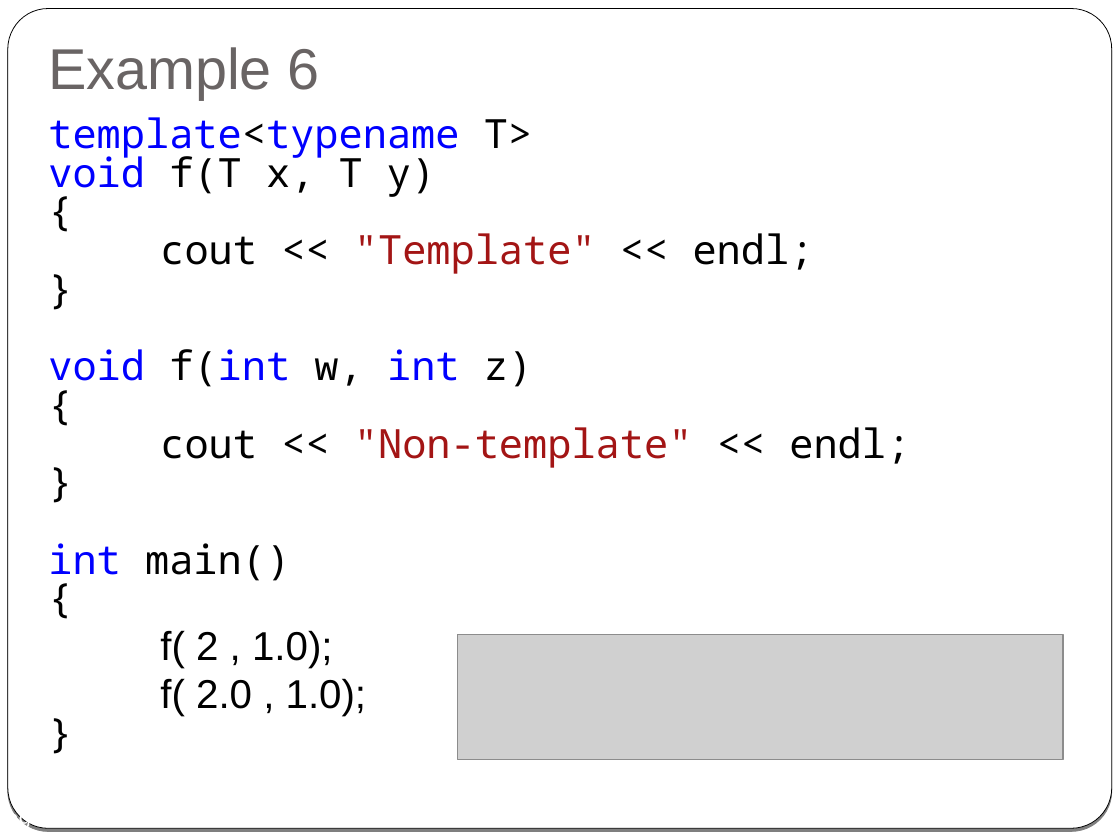
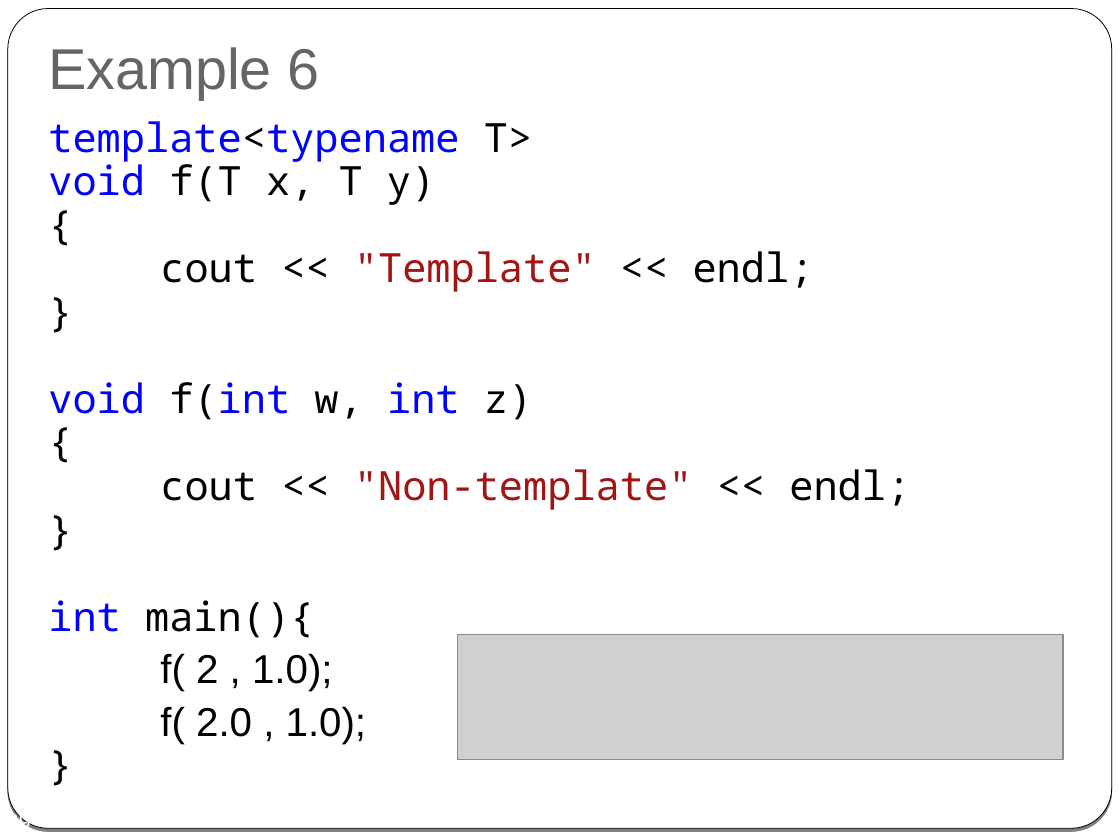
Before and after one commit to cpp-at-ariel/cpp-5778, a slide deck: slide 29 of week08-templates/slides.odp. Drawn at 1120x840 pixels with LibreOffice and Linux fonts; fonts in the diff are those of the drawing; grey boxes stand for pictures. Boxes give left, top, right and bottom in pixels: in the first picture for what was removed or moved away, otherwise in the second. Text is boxed around its words. In the diff, an @@ line names an element or a change of style, - is before the commit and + after.

```diff
--- a/week08-templates/slides.odp
+++ b/week08-templates/slides.odp
@@ text at box(48, 121, 910, 744): line spacing 0.8 to 0.9 @@
@@ text at box(48, 600, 314, 638): text changed @@
-int main()
-{
+int main(){
```
Also in this commit, not shown: 8 other slides changed, 7 other files.
